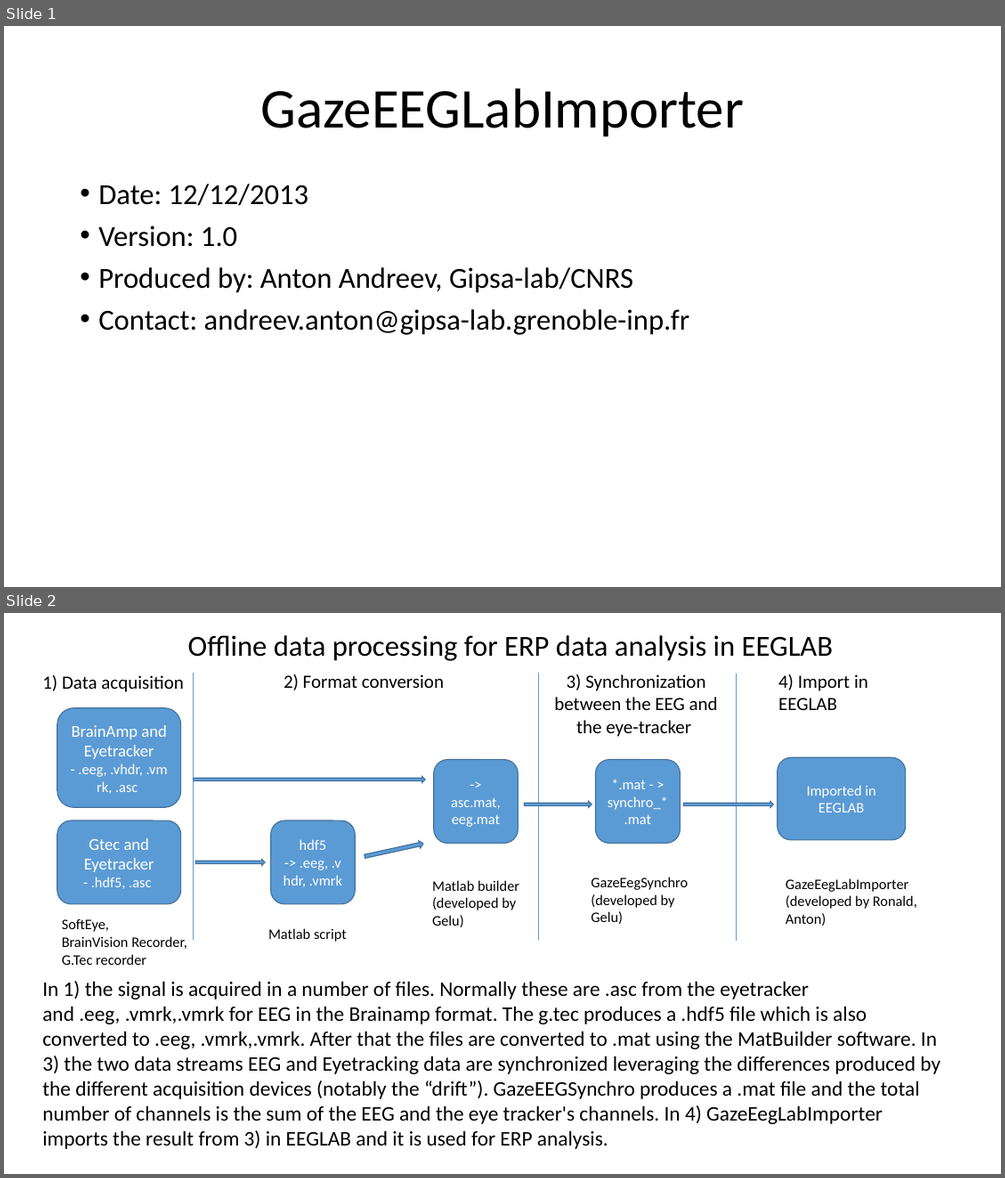
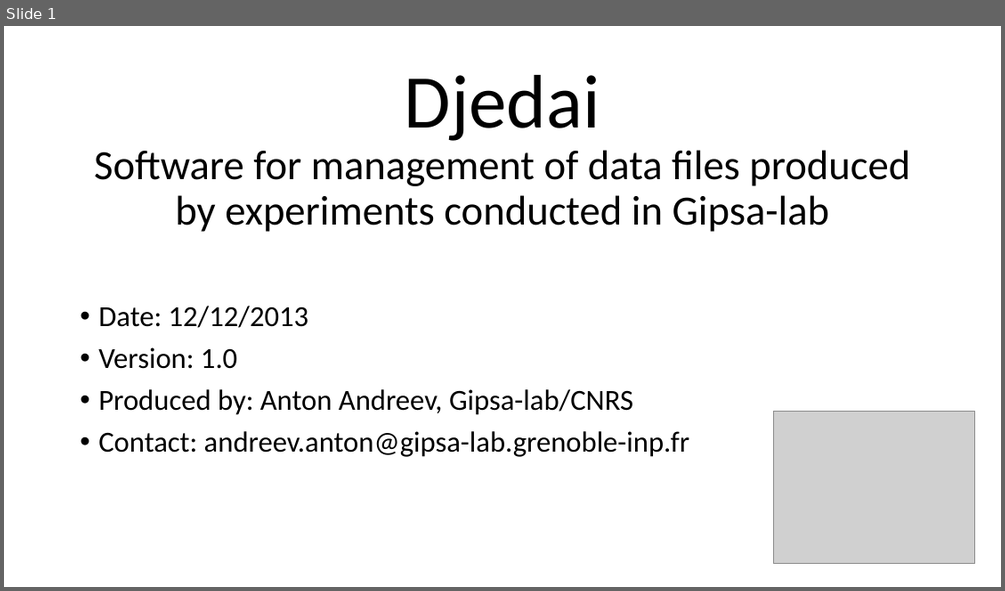
Before and after one commit to sssandyad/adastra, a slide deck: src_ebd_tool/docs/Help_djedai.pptx. Shown one above the other, each under a label of ours: slides 1 and 2 before the commit, slide 1 after it. The pictures are 1005x1178 and 1005x591 pixels, drawn with LibreOffice and Linux fonts; fonts in the diff are those of the drawing; grey boxes stand for pictures. Boxes give left, top, right and bottom in pixels: in the first picture for what was removed or moved away, otherwise in the second. Text is boxed around its words. In the diff, an @@ line names an element or a change of style, - is before the commit and + after.

```diff
--- a/src_ebd_tool/docs/Help_djedai.pptx
+++ b/src_ebd_tool/docs/Help_djedai.pptx
@@ slide 2 removed at [4, 613, 1001, 1174], background #FFFFFF @@
@@ text removed at [188, 635, 833, 661] @@
-Offline data processing for ERP data analysis in EEGLAB
@@ text removed at [42, 675, 184, 692] @@
-1) Data acquisition
@@ line removed from (194, 673) to (194, 939) @@
@@ text removed at [283, 674, 444, 690] @@
-2) Format conversion
@@ line removed from (539, 673) to (539, 939) @@
@@ text removed at [554, 674, 718, 737] @@
-3) Synchronization between the EEG and the eye-tracker
@@ line removed from (736, 674) to (736, 941) @@
@@ text removed at [778, 674, 868, 710] @@
-4) Import in EEGLAB
@@ rounded rectangle removed at [57, 708, 180, 807] @@
-BrainAmp and Eyetracker
-- .eeg, .vhdr, .vmrk, .asc
@@ rounded rectangle removed at [434, 760, 518, 844] @@
--> asc.mat, eeg.mat
@@ rounded rectangle removed at [596, 760, 680, 844] @@
-*.mat - > synchro_*.mat
@@ rounded rectangle removed at [777, 757, 905, 840] @@
-Imported in EEGLAB
@@ right arrow removed at [194, 777, 425, 783] @@
@@ rounded rectangle removed at [57, 820, 180, 904] @@
-Gtec and Eyetracker
-- .hdf5, .asc
@@ rounded rectangle removed at [271, 820, 356, 904] @@
-hdf5 -> .eeg, .vhdr, .vmrk
@@ right arrow removed at [525, 802, 591, 807] @@
@@ right arrow removed at [684, 802, 774, 807] @@
@@ right arrow removed at [364, 840, 424, 860] @@
@@ right arrow removed at [195, 859, 265, 865] @@
@@ text removed at [591, 876, 688, 924] @@
-GazeEegSynchro (developed by Gelu)
@@ text removed at [785, 878, 917, 925] @@
-GazeEegLabImporter (developed by Ronald, Anton)
@@ text removed at [432, 880, 519, 927] @@
-Matlab builder (developed by Gelu)
@@ text removed at [62, 919, 187, 965] @@
-SoftEye,
-BrainVision Recorder,
-G.Tec recorder
@@ text removed at [268, 928, 347, 941] @@
-Matlab script
@@ text removed at [42, 981, 940, 1149] @@
-In 1) the signal is acquired in a number of files. Normally these are .asc from the eyetracker and .eeg, .vmrk,.vmrk for EEG in the Brainamp format. The g.tec produces a .hdf5 file which is also converted to .eeg, .vmrk,.vmrk. After that the files are converted to .mat using the MatBuilder software. In 3) the two data streams EEG and Eyetracking data are synchronized leveraging the differences produced by the different acquisition devices (notably the “drift”). GazeEEGSynchro produces a .mat file and the total number of channels is the sum of the EEG and the eye tracker's channels. In 4) GazeEegLabImporter imports the result from 3) in EEGLAB and it is used for ERP analysis.
@@ slide 1 changed as well @@
@@ title at [94, 75, 910, 232]: text changed; size 54 to 40 pt @@
-GazeEEGLabImporter
+Djedai
+Software for management of data files produced by experiments conducted in Gipsa-lab
@@ text "Date: 12/12/2013": place and size @@
-text "Date: 12/12/2013" at [98, 184, 689, 335]
+text "Date: 12/12/2013" at [98, 305, 689, 457]
@@ picture added at [774, 411, 975, 563] @@
```
Also in this commit, not shown: 5 slides added, 3 other slides removed.
